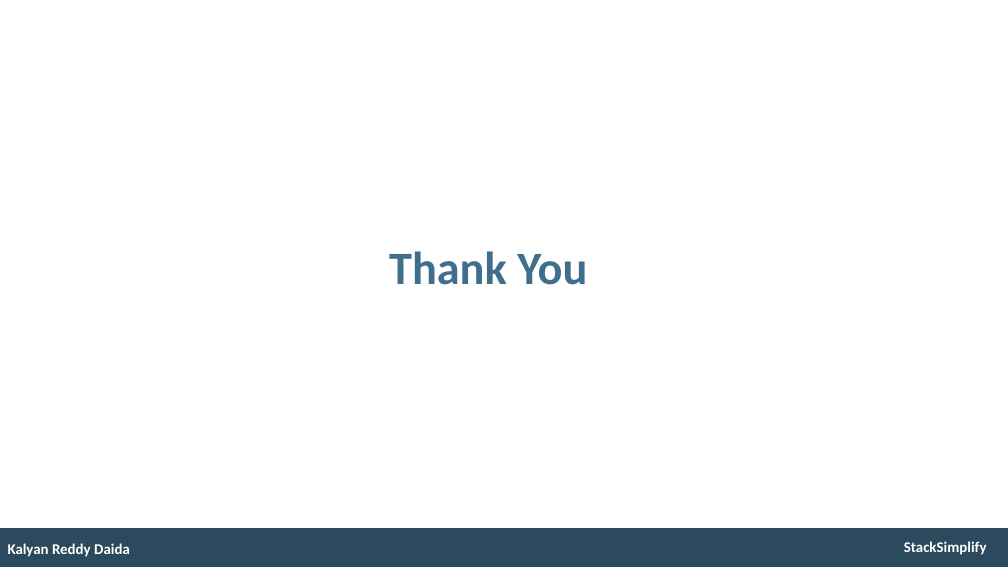
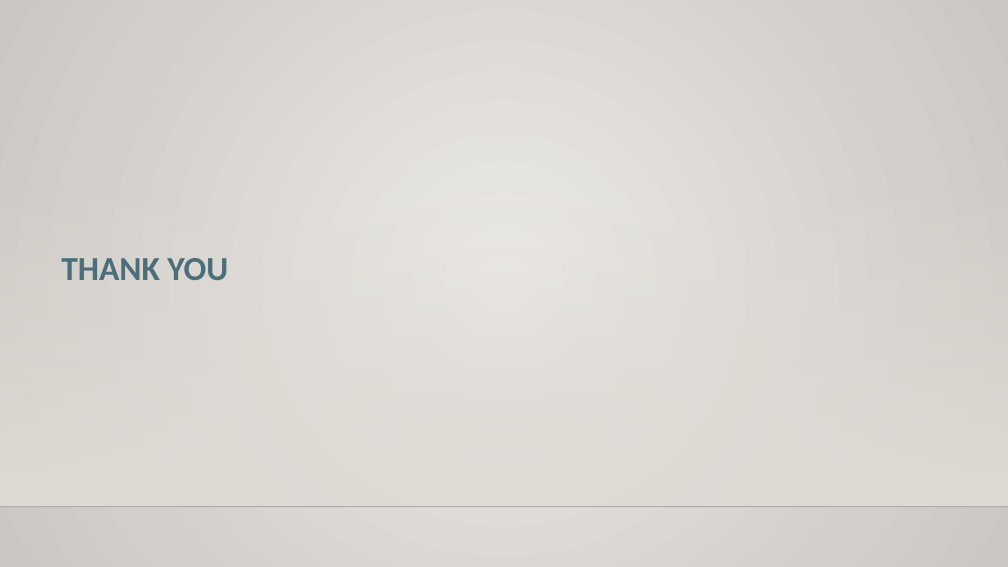
Before and after one commit to saikiranchalla1/learning-docker-kubernetes-on-azure-aks, a slide deck: slide 11 of 1_docker-fundamentals/otherfiles/presentation/Docker-Fundamentals-v1.pptx. Drawn at 1008x567 pixels with LibreOffice and Linux fonts; fonts in the diff are those of the drawing; background and template pictures are left out. Boxes give left, top, right and bottom in pixels: in the first picture for what was removed or moved away, otherwise in the second. Text is boxed around its words. In the diff, an @@ line names an element or a change of style, - is before the commit and + after.

```diff
--- a/1_docker-fundamentals/otherfiles/presentation/Docker-Fundamentals-v1.pptx
+++ b/1_docker-fundamentals/otherfiles/presentation/Docker-Fundamentals-v1.pptx
@@ background #FFFFFF to gradient #ECEAE7 to #CAC7C1 @@
@@ rectangle added at (0, 167, 1008, 507), fill gradient #DFDBD5 @@
@@ title at (61, 258, 228, 280): text changed; size 53 to 38.4 pt; text colour #406F8D to #4C6E7A @@
-Thank You
+THANK YOU
@@ line added from (0, 507) to (1008, 507), #000001 1 pt @@
@@ rectangle removed at (0, 528, 1008, 567) @@
@@ text removed at (8, 543, 130, 557) @@
-Kalyan Reddy Daida
@@ text removed at (904, 541, 987, 555) @@
-StackSimplify
```
Also in this commit, not shown: 10 other slides changed, 6 other files.
